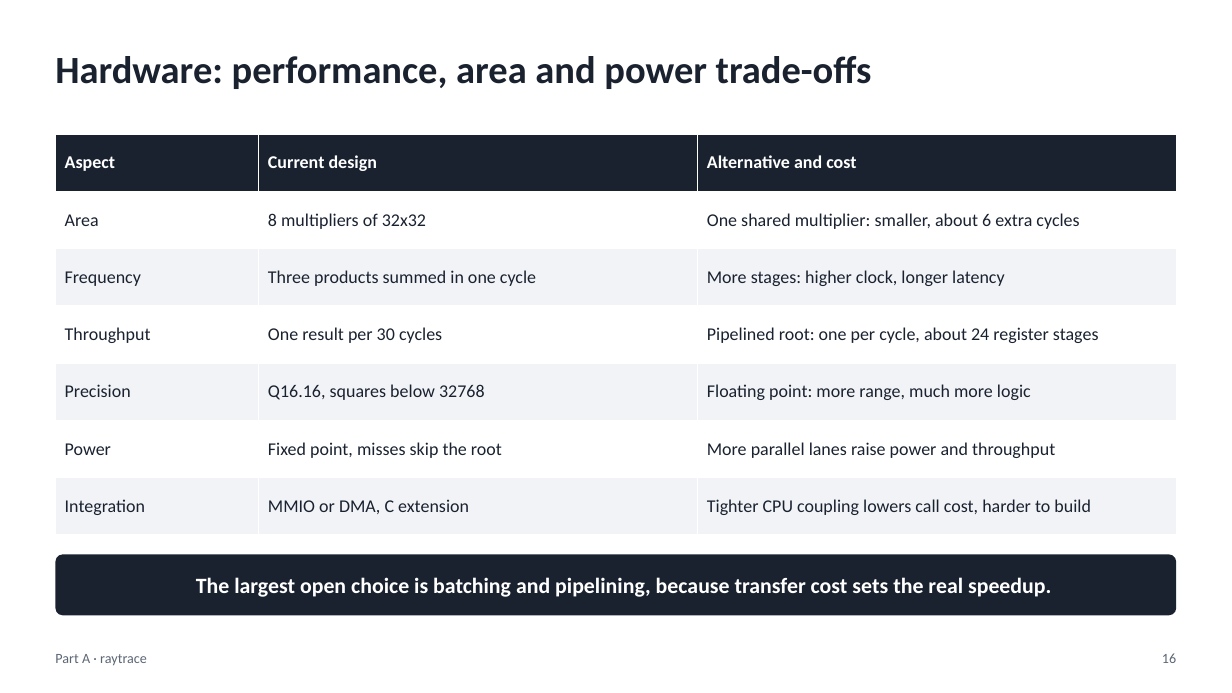
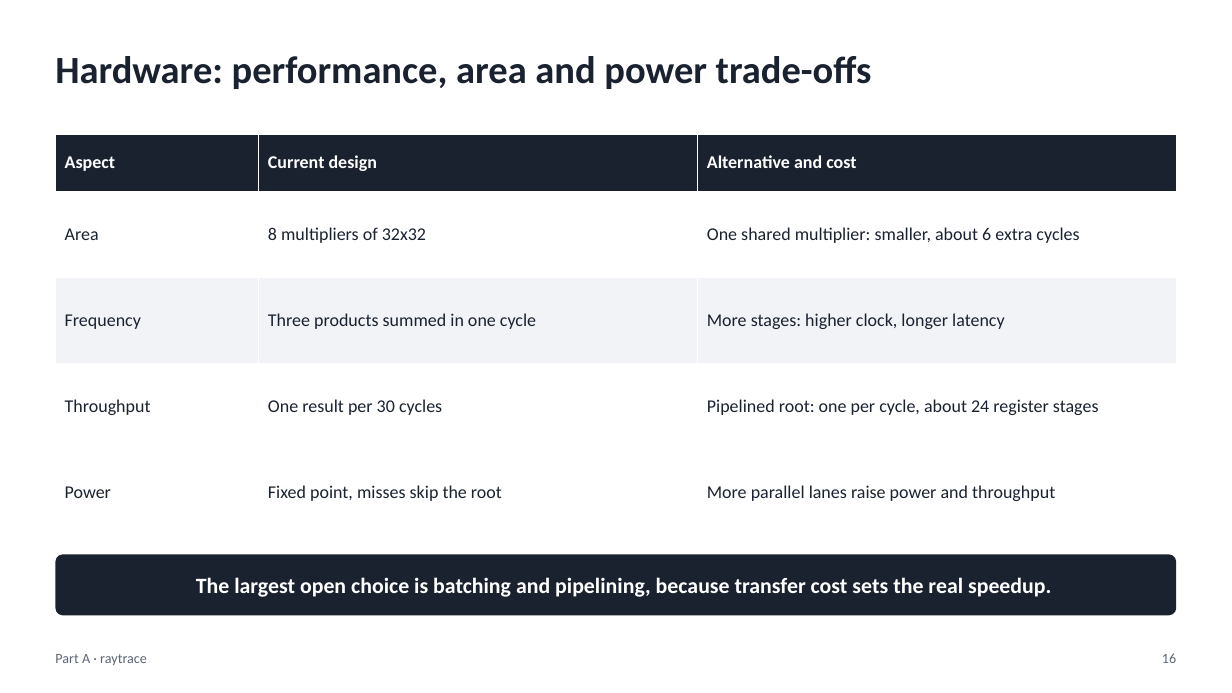
Before and after one commit to muhameedm/hw-sw-codesign-project, a slide deck: slide 16 of presentation/presentation.pptx. Drawn at 1232x693 pixels with LibreOffice and Linux fonts; fonts in the diff are those of the drawing. Boxes give left, top, right and bottom in pixels: in the first picture for what was removed or moved away, otherwise in the second. Text is boxed around its words. In the diff, an @@ line names an element or a change of style, - is before the commit and + after.

Commit message:
Shorten the trade-offs table to the required aspects

```diff
--- a/presentation/presentation.pptx
+++ b/presentation/presentation.pptx
@@ table at [55, 134, 1177, 535] @@
-row 5: Precision | Q16.16, squares below 32768 | Floating point: more range, much more logic
-row 7: Integration | MMIO or DMA, C extension | Tighter CPU coupling lowers call cost, harder to build
```
Also in this commit, not shown: 1 other file.
